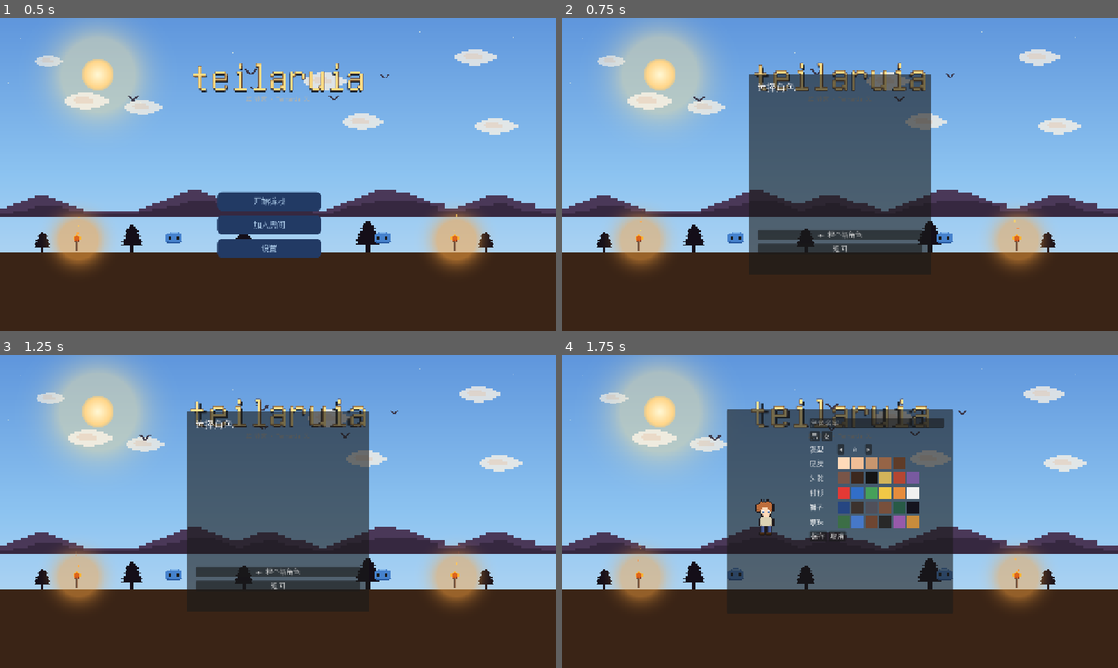
Above: before the commit, frames 1-4 (two rows, left to right).
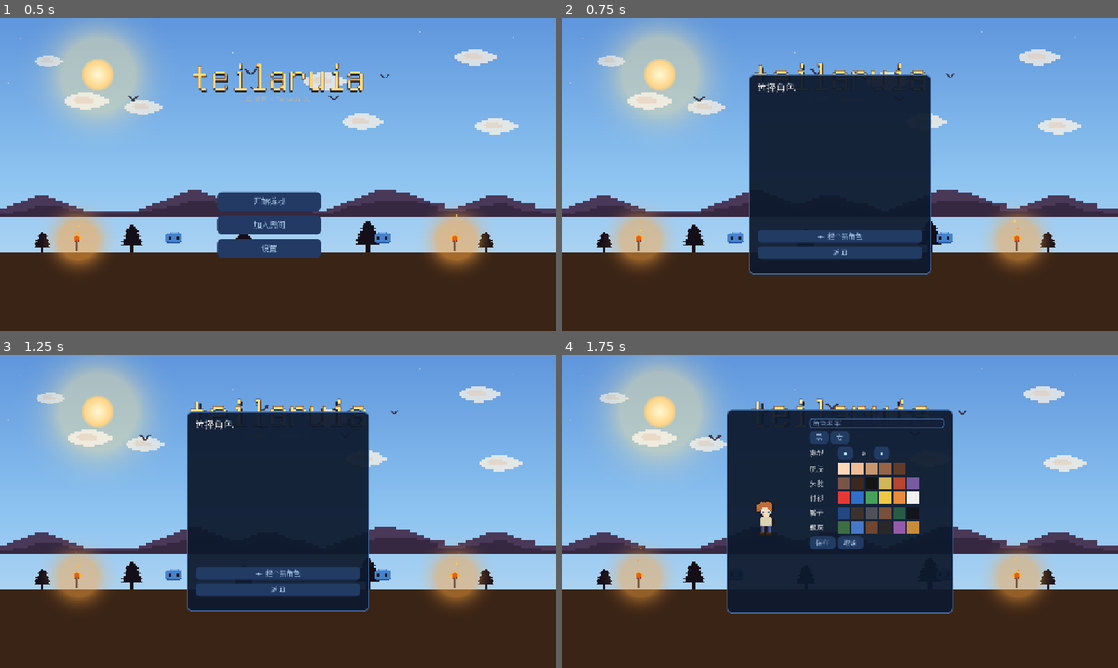
Above: after the commit, the same moments.

Repository: Nornttyy/tielaruia
Game: Godot game, scene res://scenes/main.tscn
Two runs of this game, one before a commit and one after it. Both use one fixed random seed, a clock stepped at 60 frames per second and the inputs below.
Inputs:
- Up to frame 1 (0.5 s): no input
- Up to frame 2 (0.75 s): click "开始游戏" at 0.5 s
- Up to frame 3 (1.25 s): no input
- Up to frame 4 (1.75 s): click "＋ 捏个新角色" at 1.25 s

Frame 1 is identical in both runs. In frame 2, 18% of the frame differs, in the area x 33-67%, y 18-82%; in frame 3, 18%; in frame 4, 20%, in the area x 29-71%, y 17-83%.

Commit message:
feat(ui): 捏人/选角色界面也蓝色 — 面板+按钮+名字框+胸围滑条统一蓝色 (色块保留原色)

Diff:
--- a/scripts/ui/character_panels.gd
+++ b/scripts/ui/character_panels.gd
@@ -7,6 +7,7 @@
 
 const CharacterData = preload("res://scripts/save/character_data.gd")
 const PlayerArt = preload("res://scripts/art/player_art.gd")
+const UIStyle = preload("res://scripts/ui/ui_style.gd")
 
 var _select_panel: Panel
 var _list: VBoxContainer
@@ -69,6 +70,24 @@
 	back_btn.text = "返回"
 	back_btn.pressed.connect(func(): visible = false; closed.emit())
 	vbox.add_child(back_btn)
+	# 蓝色统一: 面板 + 按钮 (色块 ColorRect 保留原色, _style_controls 不动它)
+	_select_panel.add_theme_stylebox_override("panel", UIStyle.panel())
+	_style_controls(_select_panel)
+
+
+# 递归把按钮/输入框/滑条刷蓝 (色块/标签不动)
+func _style_controls(node: Node) -> void:
+	for c in node.get_children():
+		if c is Button:
+			if (c as Button).toggle_mode:
+				UIStyle.style_toggle(c)
+			else:
+				UIStyle.style_button(c)
+		elif c is LineEdit:
+			UIStyle.style_line_edit(c)
+		elif c is HSlider:
+			UIStyle.style_slider(c)
+		_style_controls(c)
 
 
 func _refresh_list() -> void:
@@ -88,10 +107,12 @@
 	row.add_child(lbl)
 	var pick := Button.new()
 	pick.text = "选择"
+	UIStyle.style_button(pick)
 	pick.pressed.connect(func(): _choose_character(char_name))
 	row.add_child(pick)
 	var del := Button.new()
 	del.text = "删除"
+	UIStyle.style_button(del)
 	del.pressed.connect(func():
 		CharacterManager.delete_character_by_name(char_name)
 		_refresh_list()
@@ -165,6 +186,9 @@
 		_creator_panel.visible = false; _select_panel.visible = true; _refresh_list())
 	btn_row.add_child(save_b); btn_row.add_child(cancel_b)
 	vbox.add_child(btn_row)
+	# 蓝色统一: 捏人面板 + 全部按钮/名字框/胸围滑条 (色块保留)
+	_creator_panel.add_theme_stylebox_override("panel", UIStyle.panel())
+	_style_controls(_creator_panel)
 
 
 # 一行 ◀ 名称 ▶ stepper, 改 _appearance[key] 在 [lo,hi] 循环。
